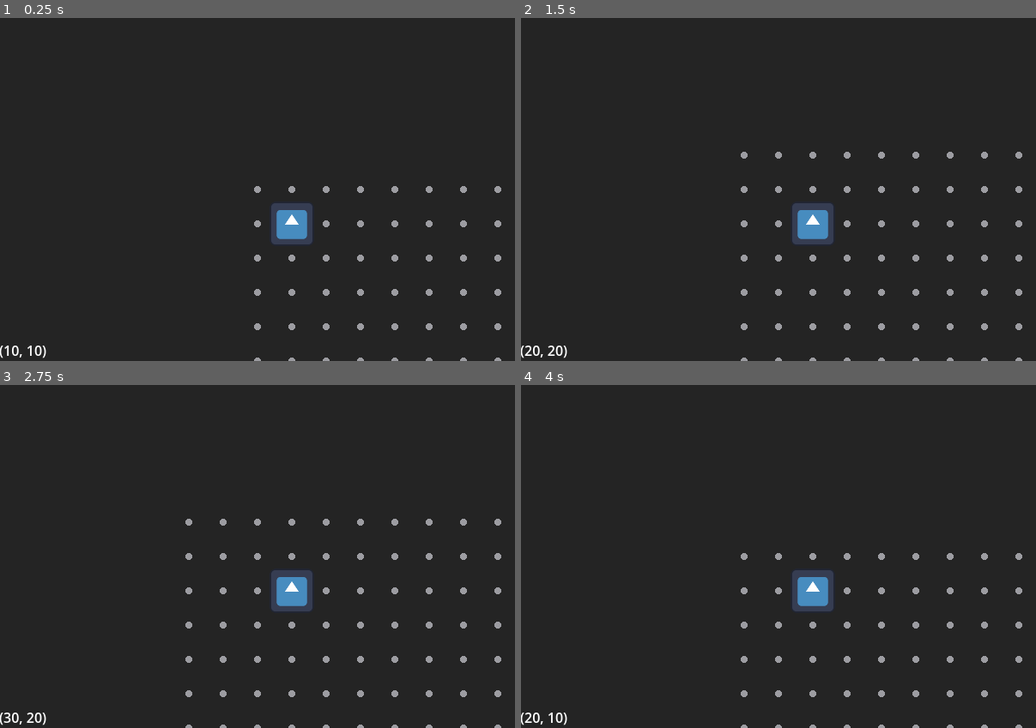
Above: before the commit, frames 1-4 (two rows, left to right).
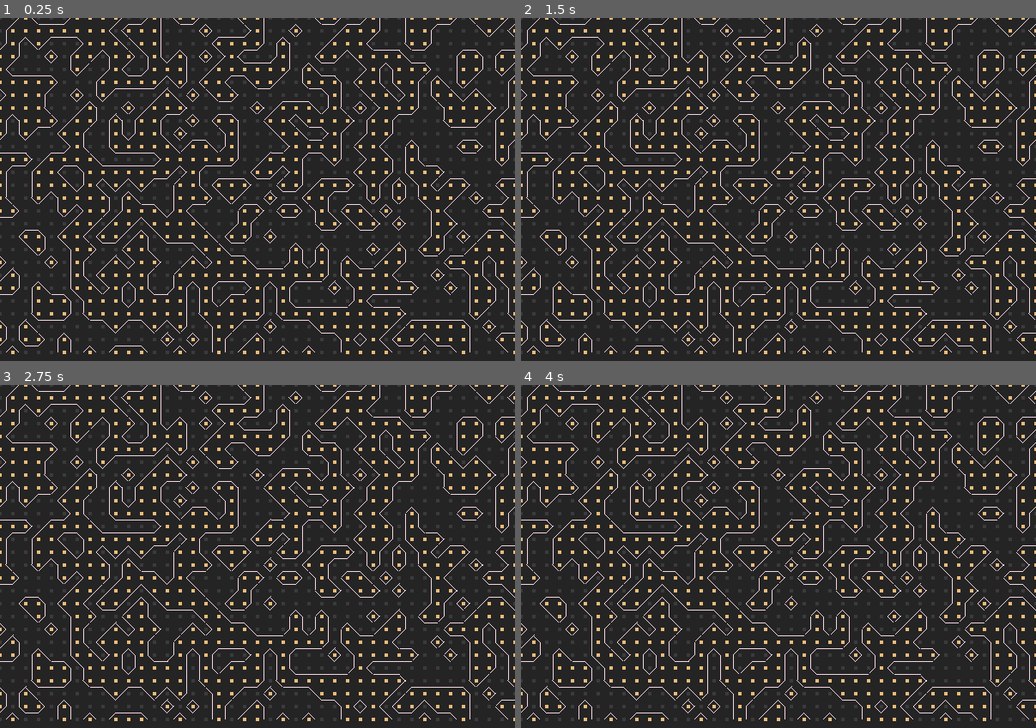
Above: after the commit, the same moments.

Repository: Excoh/marching-squares
Game: Godot game, scene res://main.tscn
Same seed, same stepped clock (60 frames per second), same inputs: the game is played once before the commit and once after it. The engine's default icon, where the game draws it, is replaced by a stand-in: a white triangle on a blue panel in a dark square.
Inputs (mouse positions are in pixels of both pictures, inside the frame that each line leads up to):
- Up to frame 1 (0.25 s): no input
- Up to frame 2 (1.5 s): tap Enter at 0.5 s; move the mouse to (891, 172) at 0.52 s; hold D (player_right) 0.53-1.28 s; click (891, 172) at 0.67 s; tap Space at 1.25 s; move the mouse to (675, 206) at 1.27 s; hold S (player_down) from 1.28 s (still down); click (675, 206) at 1.42 s
- Up to frame 3 (2.75 s): tap Enter at 2 s; move the mouse to (309, 481) at 2.02 s; release S (player_down) at 2.03 s; hold D (player_right) from 2.03 s (still down); click (309, 481) at 2.17 s
- Up to frame 4 (4 s): tap Space at 2.75 s; move the mouse to (752, 625) at 2.77 s; release D (player_right) at 2.78 s; hold W (player_up) 2.78-3.53 s; click (752, 625) at 2.92 s; tap Enter at 3.5 s; move the mouse to (933, 607) at 3.52 s; hold A (player_left) from 3.53 s (still down); click (933, 607) at 3.67 s

The runs differ from the first frame. In frame 1, 9.4% of the frame differs, in the area x 0-100%, y 0-100%; in frame 2, 9.7%; in frame 3, 9.8%; in frame 4, 9.5%.

Commit message:
Finish basic gridded marching squares

Diff:
--- /dev/null
+++ b/camera_controller.gd
@@ -0,0 +1,16 @@
+extends Camera2D
+
+# Called when the node enters the scene tree for the first time.
+func _ready() -> void:
+	pass # Replace with function body.
+
+func _input(event: InputEvent) -> void:
+	if event is InputEventMouseButton:
+		if event.button_index == MOUSE_BUTTON_WHEEL_UP and event.pressed:
+			zoom += Vector2.ONE * 0.1
+		elif event.button_index == MOUSE_BUTTON_WHEEL_DOWN and event.pressed:
+			var target_zoom = zoom - (Vector2.ONE * 0.1)
+			if target_zoom.x + target_zoom.y >= 2:
+				zoom = target_zoom
+		elif event.button_index == MOUSE_BUTTON_MIDDLE and event.pressed:
+			zoom = Vector2.ONE
--- a/grid.gd
+++ b/grid.gd
@@ -6,9 +6,19 @@
 		radius = value
 		queue_redraw()
 
-@export var grid_color: Color = Color.GHOST_WHITE:
+@export var cell_color_off: Color = Color.DIM_GRAY:
 	set(value):
-		grid_color = value
+		cell_color_off = value
+		queue_redraw()
+
+@export var cell_color_on: Color = Color.ANTIQUE_WHITE:
+	set(value):
+		cell_color_on = value
+		queue_redraw()
+
+@export var line_color: Color = Color.CYAN:
+	set(value):
+		line_color = value
 		queue_redraw()
 
 @export_range(5, 50) var resolution: int = 10:
@@ -25,25 +35,108 @@
 
 var cols: int
 var rows: int
+var field = []
 
 # Called when the node enters the scene tree for the first time.
 func _ready() -> void:
-	cols = int(grid_size.x / resolution)
-	rows = int(grid_size.y / resolution)
+	update_cols_rows()
 	queue_redraw()
-
-# Called every frame. 'delta' is the elapsed time since the previous frame.
-func _process(delta: float) -> void:
-	pass
 
 func _draw() -> void:
 	draw_grid()
 
 func update_cols_rows() -> void:
-	cols = int(grid_size.x / resolution)
-	rows = int(grid_size.y / resolution)
+	cols = 1 + int(grid_size.x / resolution)
+	rows = 1 + int(grid_size.y / resolution)
+	field.clear()
+	for i in range(cols):
+		field.append([])
+		for j in range(rows):
+			field[i].append(randi_range(0,1))
 
 func draw_grid() -> void:
 	for i in range(cols):
 		for j in range(rows):
-			draw_circle(Vector2(i*resolution, j*resolution), radius, grid_color)
+			draw_circle(Vector2(i*resolution, j*resolution), radius, cell_color_off if field[i][j] else cell_color_on)
+	for i in range(cols-1):
+		for j in range(rows-1):
+			var x: float = i * resolution
+			var y: float = j * resolution
+			var a: Vector2 = Vector2(x + resolution*0.5, y)
+			var b: Vector2 = Vector2(x + resolution, y + resolution*0.5)
+			var c: Vector2 = Vector2(x + resolution*0.5, y + resolution)
+			var d: Vector2 = Vector2(x, y  + resolution*0.5)
+			var state: int = get_state(
+				field[i][j],
+				field[i+1][j],
+				field[i+1][j+1],
+				field[i][j+1]
+			)
+			draw_contours(state, a, b, c, d)
+
+## Composition of the 4 bits at the corners of each cell to build
+## a binary index. We go around in a clockwise direction appending the bit
+## from most significant bit to least significant bit
+## (a) o---o (b)
+##     |   |
+## (c) o---o (d)
+func get_state(a: int, b: int, c: int, d: int) -> int:
+	# 8 = 1000
+	# 4 = 0100
+	# 2 = 0010
+	# 1 = 0001
+	return a*8 + b*4 + c*2 + d*1
+
+func draw_contours(idx: int, a: Vector2, b: Vector2, c: Vector2, d: Vector2) -> void:
+	var line_col: Color = line_color
+	match idx:
+		0:
+			# Do nothing, display no contours
+			pass
+		1:
+			draw_line(d, c, line_col)
+			pass
+		2:
+			draw_line(c, b, line_col)
+			pass
+		3:
+			draw_line(d, b, line_col)
+			pass
+		4:
+			draw_line(a, b, line_col)
+			pass
+		5:
+			draw_line(a,d, line_col)
+			draw_line(b, c, line_col)
+			pass
+		6:
+			draw_line(a, c, line_col)
+			pass
+		7:
+			draw_line(a, d, line_col)
+			pass
+		8:
+			draw_line(a, d, line_col)
+			pass
+		9:
+			draw_line(a, c, line_col)
+			pass
+		10:
+			draw_line(a, b, line_col)
+			draw_line(c, d, line_col)
+			pass
+		11:
+			draw_line(a, b, line_col)
+			pass
+		12:
+			draw_line(b, d, line_col)
+			pass
+		13:
+			draw_line(b, c, line_col)
+			pass
+		14:
+			draw_line(c, d, line_col)
+			pass
+		15:
+			# Do nothing, display no contours
+			pass
--- a/main.tscn
+++ b/main.tscn
@@ -1,34 +1,42 @@
-[gd_scene load_steps=4 format=3 uid="uid://bf2skljfmoj6w"]
+[gd_scene load_steps=5 format=3 uid="uid://bf2skljfmoj6w"]
 
 [ext_resource type="Script" path="res://grid.gd" id="1_lyfio"]
 [ext_resource type="Texture2D" uid="uid://gd8xktem37xe" path="res://icon.svg" id="2_3ixqg"]
 [ext_resource type="Script" path="res://mover.gd" id="3_vcnhy"]
+[ext_resource type="Script" path="res://camera_controller.gd" id="4_orihq"]
 
 [node name="Main" type="Node2D"]
 
 [node name="Grid" type="Node2D" parent="."]
 script = ExtResource("1_lyfio")
-grid_color = Color(0.6111, 0.6111, 0.63, 1)
+radius = 2.5
+cell_color_off = Color(0.230315, 0.230315, 0.230315, 1)
+cell_color_on = Color(0.917538, 0.73743, 0.48375, 1)
+line_color = Color(0.962302, 0.837955, 0.892017, 1)
+resolution = 15
 
 [node name="Sprite2D" type="Sprite2D" parent="." node_paths=PackedStringArray("label")]
+visible = false
 position = Vector2(10, 10)
 scale = Vector2(0.1, 0.1)
 texture = ExtResource("2_3ixqg")
 script = ExtResource("3_vcnhy")
 label = NodePath("../CanvasLayer/Control/Label")
 
-[node name="Camera2D" type="Camera2D" parent="Sprite2D"]
-position = Vector2(-100, -100)
-scale = Vector2(10, 10)
-zoom = Vector2(4, 4)
+[node name="Camera2D" type="Camera2D" parent="."]
+position = Vector2(300, 200)
+position_smoothing_enabled = true
+script = ExtResource("4_orihq")
 
 [node name="CanvasLayer" type="CanvasLayer" parent="."]
+visible = false
 
 [node name="Control" type="Control" parent="CanvasLayer"]
 layout_mode = 3
 anchors_preset = 0
 
 [node name="Label" type="Label" parent="CanvasLayer/Control"]
+layout_mode = 0
 offset_left = -1.0
 offset_top = 376.0
 offset_right = 62.0
--- a/project.godot
+++ b/project.godot
@@ -46,6 +46,21 @@
 , Object(InputEventKey,"resource_local_to_scene":false,"resource_name":"","device":-1,"window_id":0,"alt_pressed":false …(186 unchanged characters)…
 ]
 }
+camera_zoom_in={
+"deadzone": 0.25,
+"events": [Object(InputEventMouseButton,"resource_local_to_scene":false,"resource_name":"","device":-1,"window_id":0,"alt_pressed":false,"shift_pressed":false,"ctrl_pressed":false,"meta_pressed":false,"button_mask":8,"position":Vector2(211, 26),"global_position":Vector2(220, 72),"factor":1.0,"button_index":4,"canceled":false,"pressed":true,"double_click":false,"script":null)
+]
+}
+camera_zoom_out={
+"deadzone": 0.5,
+"events": [Object(InputEventMouseButton,"resource_local_to_scene":false,"resource_name":"","device":-1,"window_id":0,"alt_pressed":false,"shift_pressed":false,"ctrl_pressed":false,"meta_pressed":false,"button_mask":16,"position":Vector2(130, 19),"global_position":Vector2(139, 65),"factor":1.0,"button_index":5,"canceled":false,"pressed":true,"double_click":false,"script":null)
+]
+}
+camera_zoom_reset={
+"deadzone": 0.5,
+"events": [Object(InputEventMouseButton,"resource_local_to_scene":false,"resource_name":"","device":-1,"window_id":0,"alt_pressed":false,"shift_pressed":false,"ctrl_pressed":false,"meta_pressed":false,"button_mask":4,"position":Vector2(236, 21),"global_position":Vector2(245, 67),"factor":1.0,"button_index":3,"canceled":false,"pressed":true,"double_click":false,"script":null)
+]
+}
 
 [rendering]
 
